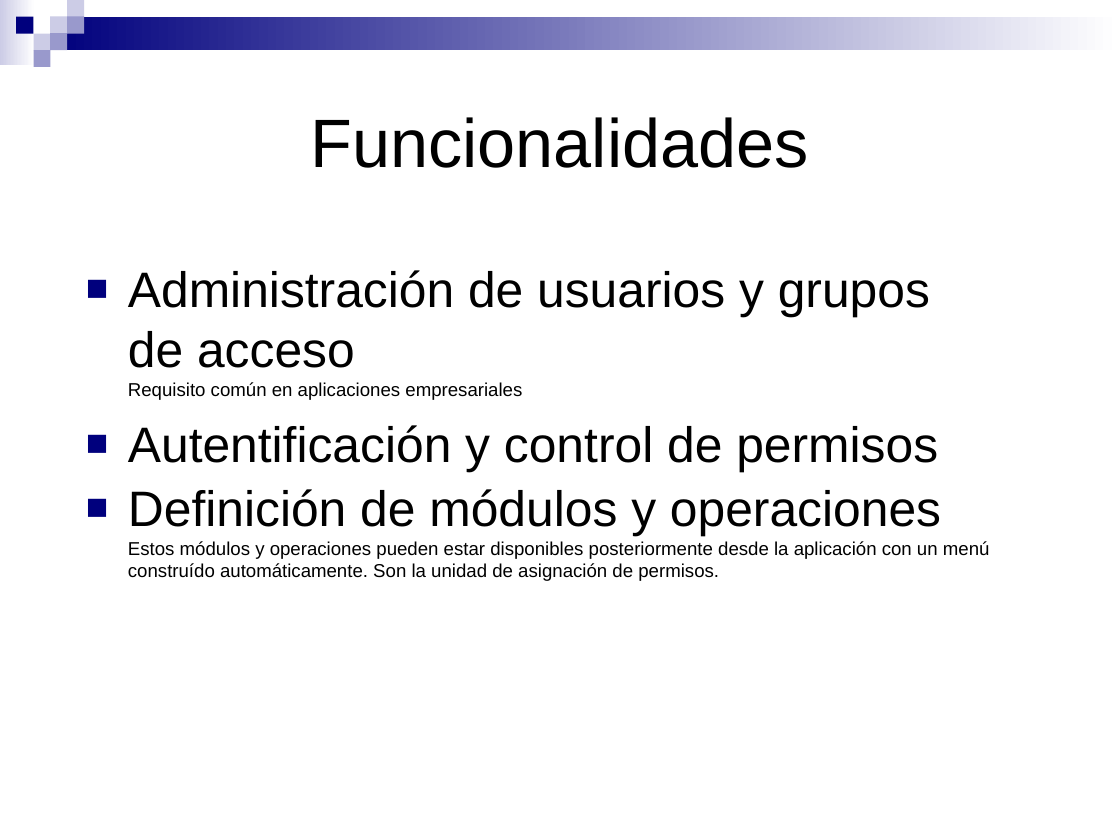
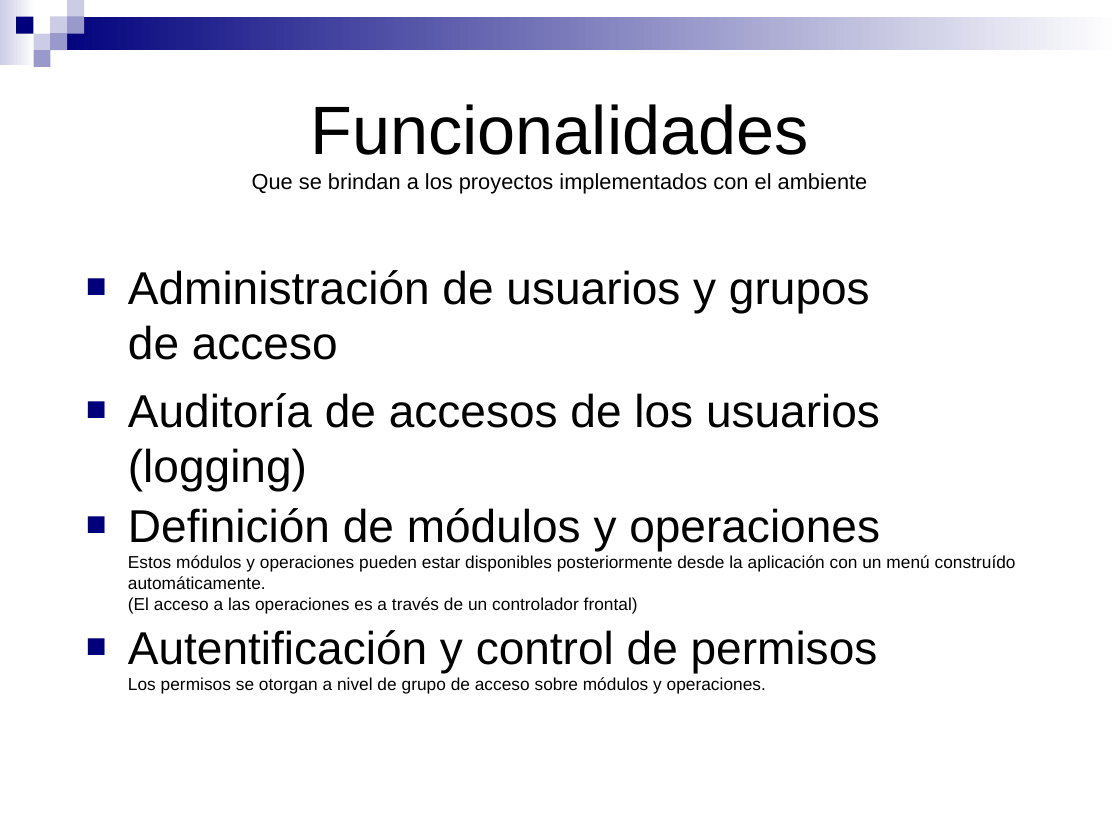
Before and after one commit to SIU-Toba/framework, a slide deck: slide 5 of doc/presentacion/Jornadas JAIIO.ppt. Drawn at 1120x840 pixels with LibreOffice and Linux fonts; fonts in the diff are those of the drawing. Boxes give left, top, right and bottom in pixels: in the first picture for what was removed or moved away, otherwise in the second. Text is boxed around its words. In the diff, an @@ line names an element or a change of style, - is before the commit and + after.

Commit message:
* Mejora al catalogo de items (saca fotos continuamente, guarda la ultima vista entre sesiones)  * Los eventos asociados a un ei se pueden ordenar  * El formulario_ml puede manejar su orden a partir de una columna extra en el pasaje de datos (falta trabajar mas sobre esto)  * Nueva version de la presentacion (vista con haydee)

```diff
--- a/doc/presentacion/Jornadas JAIIO.ppt
+++ b/doc/presentacion/Jornadas JAIIO.ppt
@@ title at box(252, 104, 868, 194): text changed; size 44 to 14 pt @@
-Funcionalidades
+Funcionalidades
+Que se brindan a los proyectos implementados con el ambiente
@@ text at box(128, 270, 1016, 694): text changed; size 12 to 11.1 pt @@
-■ Administración de usuarios y grupos
-  de acceso
-  Requisito común en aplicaciones empresariales
-■ Autentificación y control de permisos
-■ Definición de módulos y operaciones
-  Estos módulos y operaciones pueden estar disponibles posteriormente desde la aplicación con un menú construído automáticamente. Son la unidad de asignación de permisos.
+■ Administración de usuarios y grupos
+  de acceso
+■ Auditoría de accesos de los usuarios (logging)
+■ Definición de módulos y operaciones
+  Estos módulos y operaciones pueden estar disponibles posteriormente desde la aplicación con un menú construído automáticamente.
+  (El acceso a las operaciones es a través de un controlador frontal)
+■ Autentificación y control de permisos
+  Los permisos se otorgan a nivel de grupo de acceso sobre módulos y operaciones.
```
Also in this commit, not shown: 5 other slides changed, 1 slide added, 1 slide removed, 16 other files.
